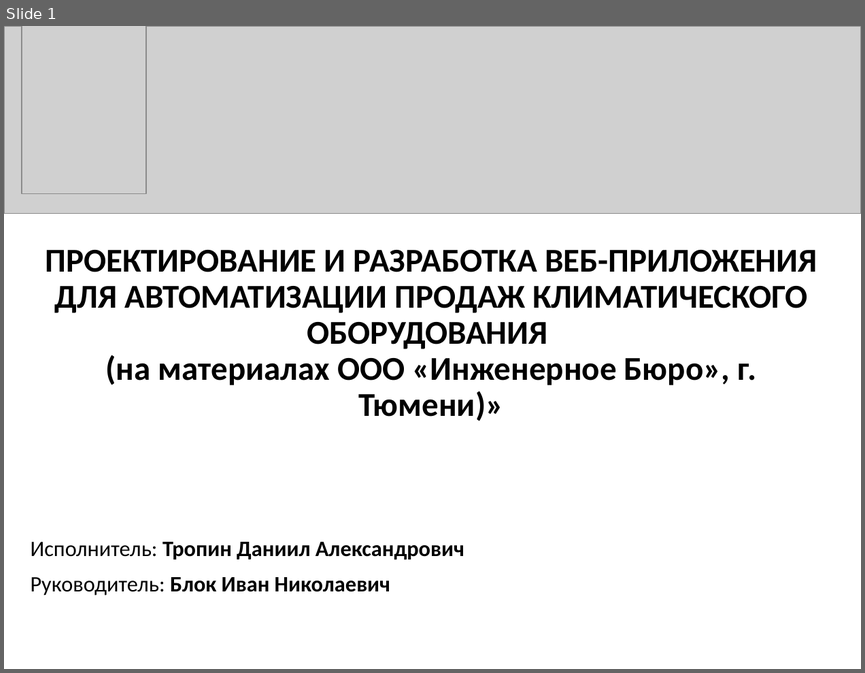
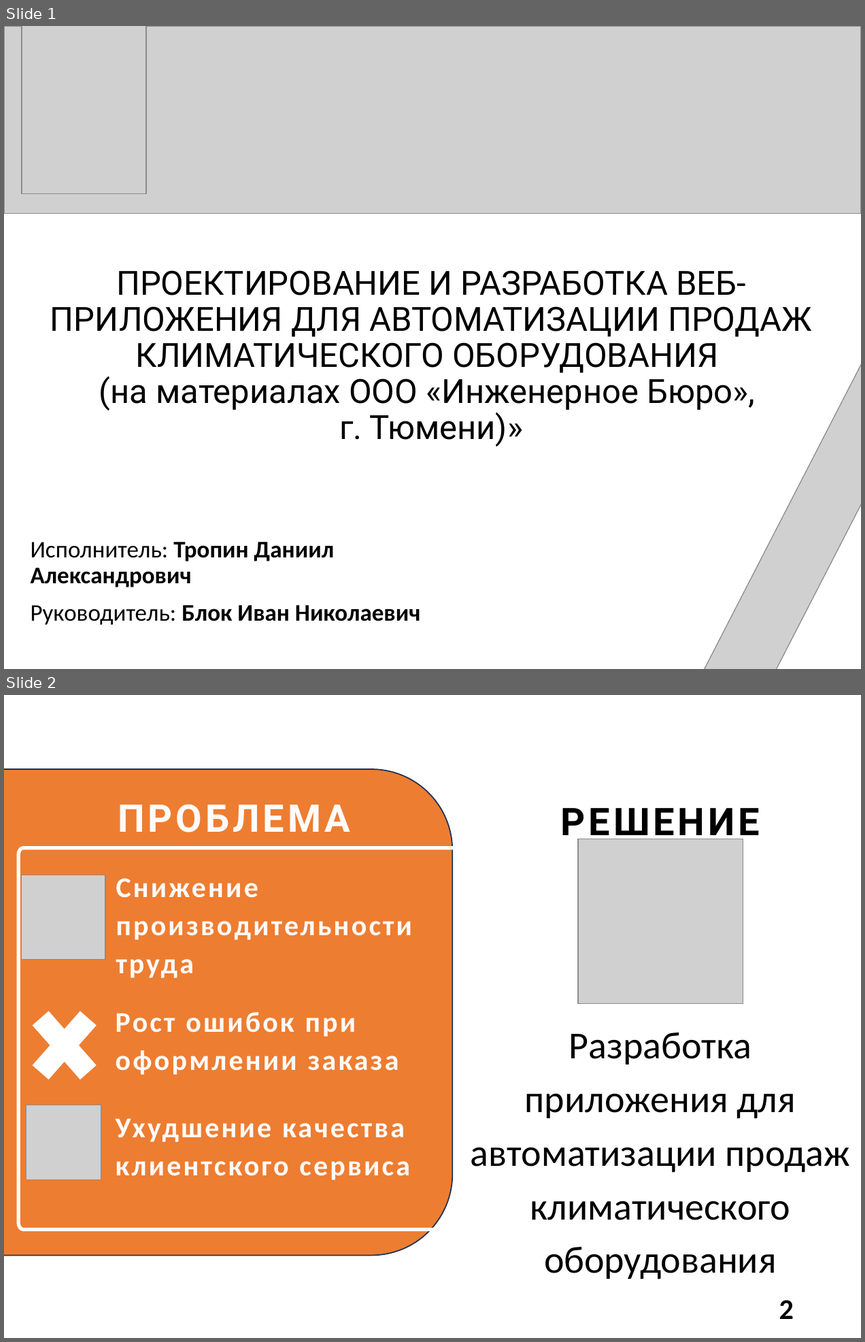
Before and after one commit to DaniilTropin11/IB-Company, a slide deck: ПРАВКИ_Презентация ВКР ВО.pptx. Shown one above the other, each under a label of ours: slide 1 before the commit, slides 1 and 2 after it. The pictures are 865x673 and 865x1342 pixels, drawn with LibreOffice and Linux fonts; fonts in the diff are those of the drawing; grey boxes stand for pictures. Boxes give left, top, right and bottom in pixels: in the first picture for what was removed or moved away, otherwise in the second. Text is boxed around its words. In the diff, an @@ line names an element or a change of style, - is before the commit and + after.

```diff
--- a/ПРАВКИ_Презентация ВКР ВО.pptx
+++ b/ПРАВКИ_Презентация ВКР ВО.pptx
@@ slide 2 added at (4, 695, 861, 1338), background #FFFFFF @@
@@ rounded rectangle added at (4, 770, 452, 1255), fill #ED7D31, outline #1E3256 1 pt @@
@@ text added at (118, 804, 351, 832), 32 pt, text #FFFBFB, bold @@
+ПРОБЛЕМА
@@ text added at (561, 808, 759, 845), 32 pt, text #000000, bold @@
+РЕШЕНИЕ
@@ freeform shape added at (18, 847, 479, 1229), outline #FFFFFF 3 pt @@
@@ text added at (86, 848, 343, 898), 36 pt, text #FFFBFB, bold @@
+ПРОБЛЕМА
@@ picture added at (578, 839, 742, 1004) @@
@@ picture added at (21, 875, 105, 959) @@
@@ text added at (116, 878, 413, 978), 24 pt, text #FFFBFB, bold @@
+Снижение производительности труда
@@ cross added at (18, 993, 110, 1098), fill #FFFFFF @@
@@ text added at (116, 1012, 399, 1074), 24 pt, text #FFFBFB, bold @@
+Рост ошибок при оформлении заказа
@@ text added at (470, 1032, 850, 1279), 32 pt, text #000000 @@
+Разработка приложения для автоматизации продаж климатического оборудования
@@ picture added at (26, 1104, 101, 1179) @@
@@ text added at (116, 1118, 410, 1180), 24 pt, text #FFFBFB, bold @@
+Ухудшение качества клиентского сервиса
@@ page number added at (779, 1300, 793, 1319), 24 pt, text #000000, bold @@
+2
@@ slide 1 changed as well @@
@@ picture added at (645, 214, 861, 669) @@
@@ title "ПРОЕКТИРОВАНИЕ И РАЗРАБОТКА ВЕБ-ПРИЛОЖЕНИЯ ДЛЯ ...": place and size @@
-title "ПРОЕКТИРОВАНИЕ И РАЗРАБОТКА ВЕБ-ПРИЛОЖЕНИЯ ДЛЯ ..." at (45, 250, 817, 421)
+title "ПРОЕКТИРОВАНИЕ И РАЗРАБОТКА ВЕБ-ПРИЛОЖЕНИЯ ДЛЯ ..." at (50, 270, 812, 446)
@@ title "ПРОЕКТИРОВАНИЕ И РАЗРАБОТКА ВЕБ-ПРИЛОЖЕНИЯ ДЛЯ ..." at (50, 270, 812, 446): font Calibri to Roboto, bold off @@
@@ subtitle "Исполнитель: Тропин Даниил Александрович" at (31, 541, 420, 624): size 18.5 to 20 pt @@
```
Also in this commit, not shown: 9 other slides changed, 5 other slides added, 8 slides removed.
